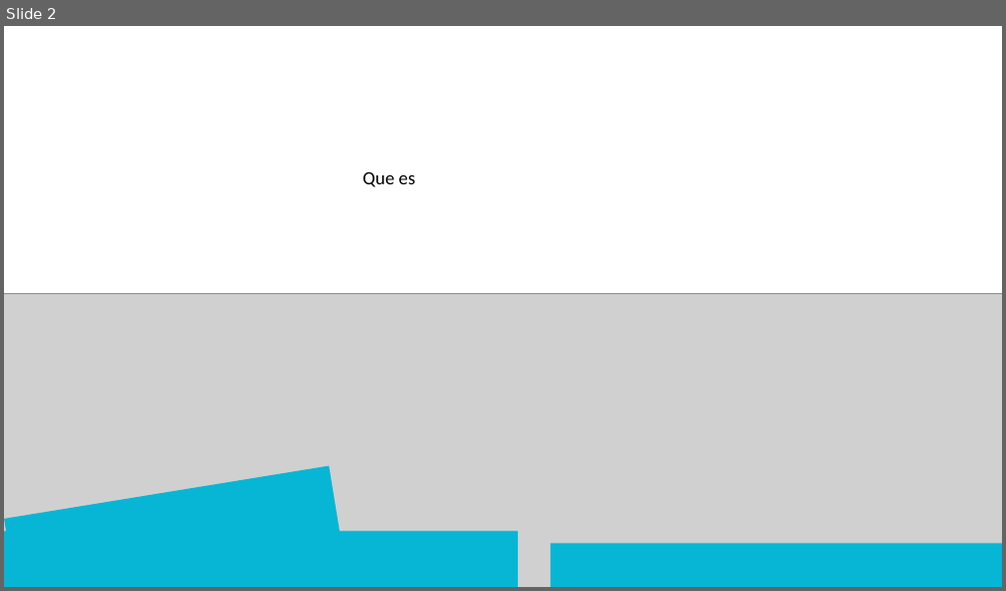
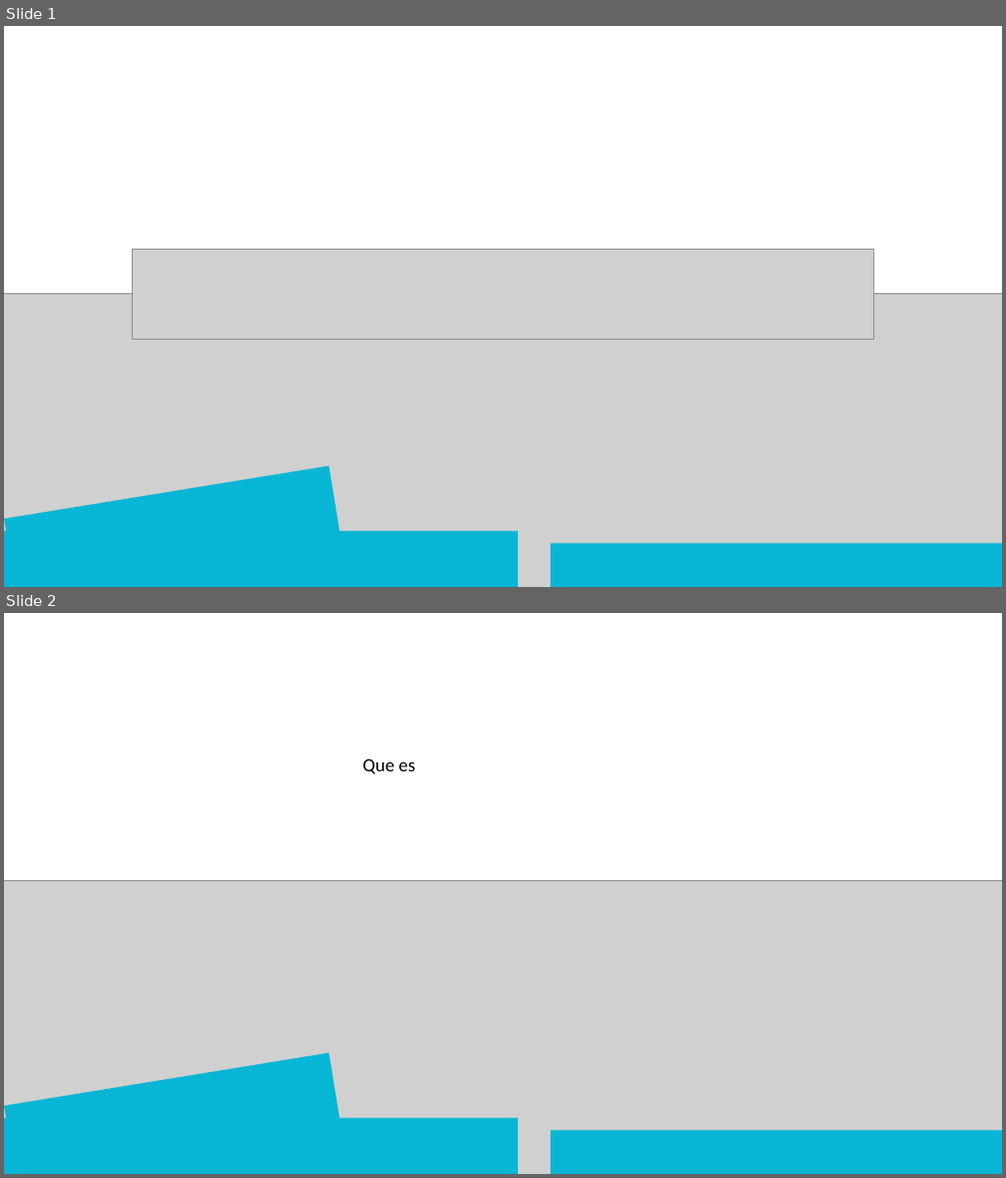
Before and after one commit to huertin03/Portfolio-Template-Tailwind-Css, a slide deck: ProyectoLenguaje/Tailwind Project.pptx. Shown one above the other, each under a label of ours: slide 2 before the commit, slides 1 and 2 after it. The pictures are 1006x591 and 1006x1178 pixels, drawn with LibreOffice and Linux fonts; fonts in the diff are those of the drawing; grey boxes stand for pictures. Boxes give left, top, right and bottom in pixels: in the first picture for what was removed or moved away, otherwise in the second. Text is boxed around its words. In the diff, an @@ line names an element or a change of style, - is before the commit and + after.

```diff
--- a/ProyectoLenguaje/Tailwind Project.pptx
+++ b/ProyectoLenguaje/Tailwind Project.pptx
@@ slide 1 added at (x1=4, y1=26, x2=1002, y2=587), background #FFFFFF @@
@@ picture added at (x1=132, y1=249, x2=874, y2=340) @@
@@ picture added at (x1=4, y1=294, x2=1002, y2=587) @@
@@ rectangle added at (x1=4, y1=467, x2=389, y2=587), fill #07B6D5 @@
@@ rectangle added at (x1=4, y1=531, x2=518, y2=587), fill #07B6D5 @@
@@ rectangle added at (x1=550, y1=544, x2=1002, y2=587), fill #07B6D5 @@
```
Also in this commit, not shown: 1 slide changed, 2 other slides added, 3 slides removed.
